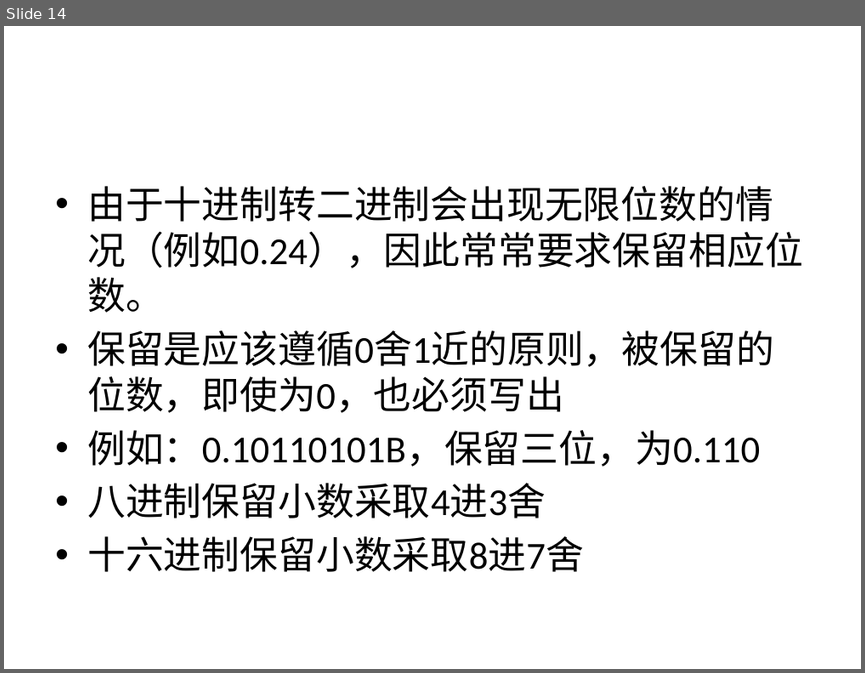
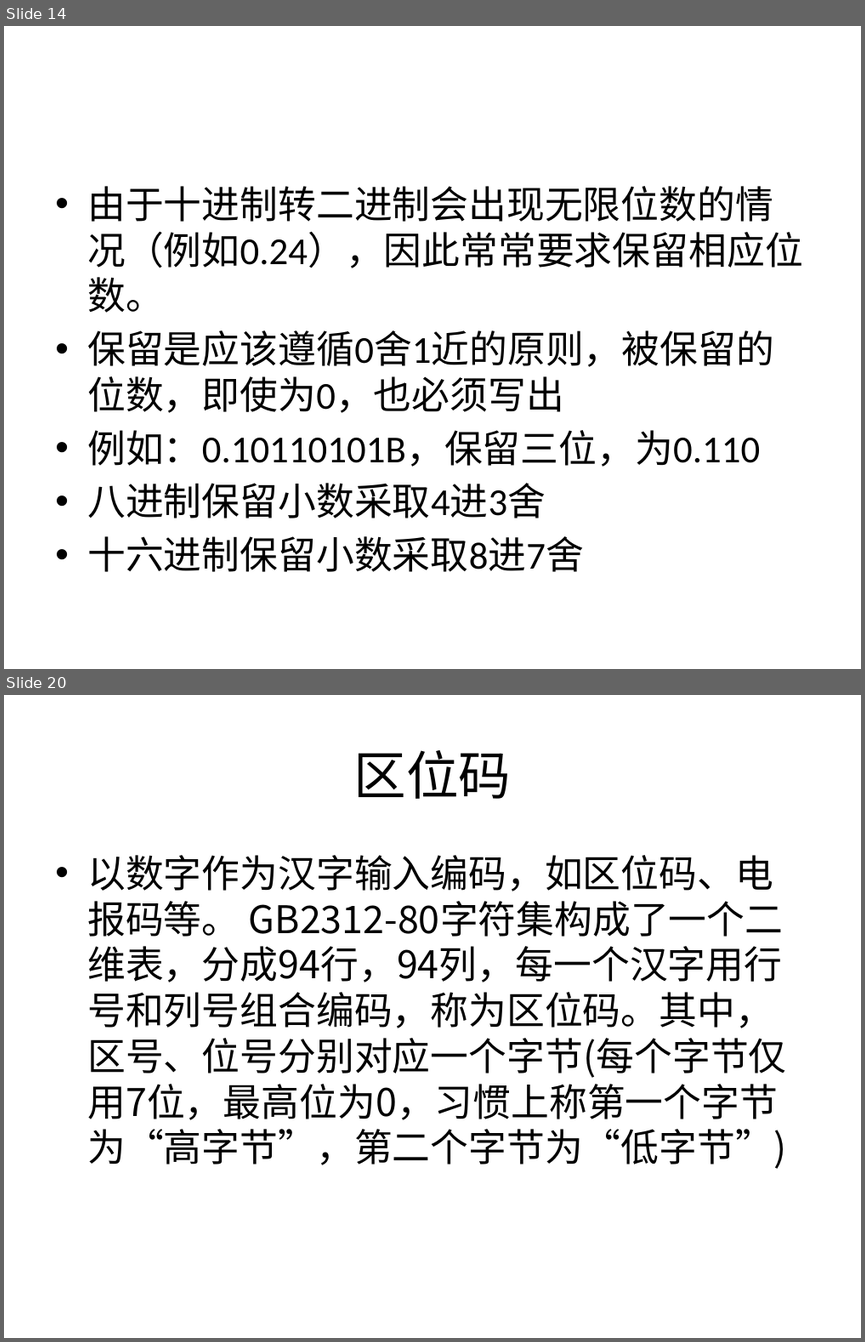
Before and after one commit to sans123wx/class, a slide deck: 计算机应用基础/第1章计算机基础/第1章复习.pptx. Shown one above the other, each under a label of ours: slide 14 before the commit, slides 14 and 20 after it; the slides between them are not shown. The pictures are 865x673 and 865x1342 pixels, drawn with LibreOffice and Linux fonts; fonts in the diff are those of the drawing. Boxes give left, top, right and bottom in pixels: in the first picture for what was removed or moved away, otherwise in the second. Text is boxed around its words. In the diff, an @@ line names an element or a change of style, - is before the commit and + after.

Commit message:
9.9

```diff
--- a/计算机应用基础/第1章计算机基础/第1章复习.pptx
+++ b/计算机应用基础/第1章计算机基础/第1章复习.pptx
@@ slide 20 added at (x1=4, y1=695, x2=861, y2=1338), background #FFFFFF @@
@@ title added at (x1=353, y1=750, x2=511, y2=799), 44 pt, text #000000 @@
+区位码
@@ text added at (x1=87, y1=855, x2=787, y2=1168), 32 pt, text #000000 @@
+• 以数字作为汉字输入编码，如区位码、电报码等。 GB2312-80字符集构成了一个二维表，分成94行，94列，每一个汉字用行号和列号组合编码，称为区位码。其中，区号、位号分别对应一个字节(每个字节仅用7位，最高位为0，习惯上称第一个字节为“高字节”，第二个字节为“低字节”)
```
Also in this commit, not shown: 7 other slides added.
